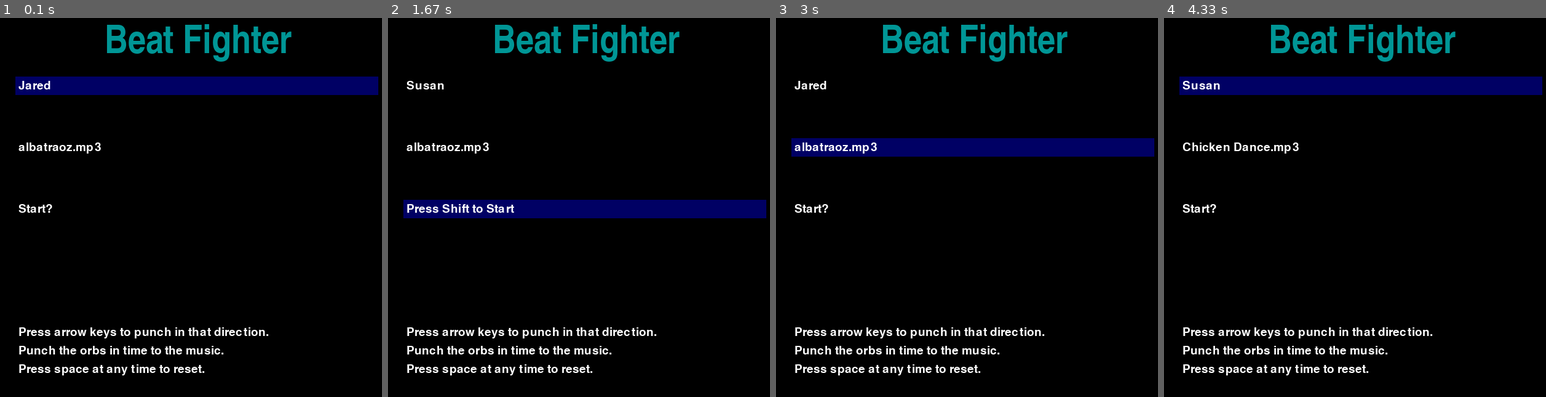
Above: before the commit, frames 1-4 (left to right).
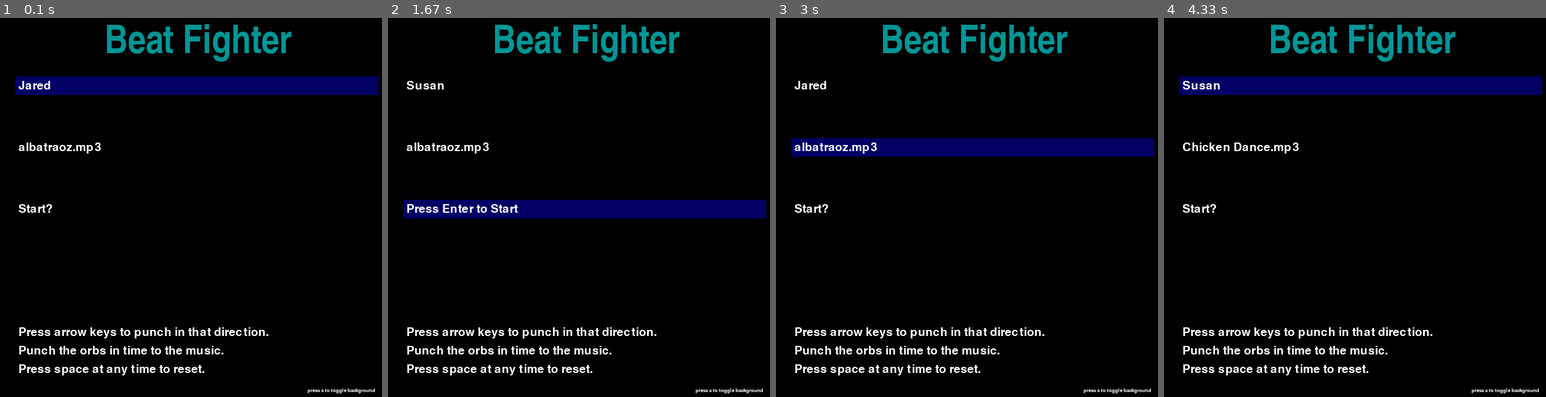
Above: after the commit, the same moments.

Repository: Rosebotics/catapult2019
Game: pygame game, started from projects/Allison_Cassandra_Isabella/algorymolto vivace.py
Two runs of this game, one before a commit and one after it. Both use one fixed random seed, a clock stepped at 60 frames per second and the inputs below.
Inputs:
- Up to frame 1 (0.1 s): no input
- Up to frame 2 (1.67 s): hold Right 0.33-0.8 s; hold Up 0.83-1.13 s
- Up to frame 3 (3 s): tap Enter at 1.67 s; hold Left 2-2.53 s; tap Space at 2.57 s; hold Down from 2.9 s (still down)
- Up to frame 4 (4.33 s): release Down at 3.2 s; hold Left 3.23-3.63 s; hold Up 3.67-4.03 s; hold Right from 4.07 s (still down)

The runs differ from the first frame. In frame 1, 0.1% of the frame differs, in the area x 80-99%, y 97-100%; in frame 2, 0.4%, in the area x 14-99%, y 49-100%; in frame 3, 0.1%; in frame 4, 0.1%.

Commit message:
Various improvements

Diff:
--- a/projects/Allison_Cassandra_Isabella/algorymolto vivace.py
+++ b/projects/Allison_Cassandra_Isabella/algorymolto vivace.py
@@ -145,12 +145,15 @@
     selection_row = 0
     backflash = False
     pygame.mixer.music.load("if elevators had trap music.mp3")
-    pygame.mixer.music.play()
+    pygame.mixer.music.play(1, 19)
     while intro:
         screen.fill((0, 0, 0,))
         screen.blit(pygame.font.Font(None, 28).render("Press arrow keys to punch in that direction.", True, (255, 255, 255)), (30, 500))
         screen.blit(pygame.font.Font(None, 28).render("Punch the orbs in time to the music.", True, (255, 255, 255)), (30,530))
         screen.blit(pygame.font.Font(None, 28).render("Press space at any time to reset.", True, (255, 255, 255)), (30, 560))
+        screen.blit(pygame.font.Font(None, 12).render("press s to toggle background", True, (255, 255, 255)), (500, 600))
+        if backflash:
+            screen.blit(pygame.font.Font(None, 12).render("ON", True, (255, 255, 255)), (550, 615))
         screen.blit(pygame.font.Font(pygame.font.match_font('impact'), 64).render("Beat Fighter", True, (0, 150, 150)), (170, 10))
         if selection_row == 0:
             pygame.draw.rect(screen, (0, 0, 100), (25, 95, 590, 30))
@@ -163,7 +166,7 @@
         song_text = pygame.font.Font(None, 28).render(songs[song_num], True, (255, 255, 255))
         screen.blit(song_text, (30, 200))
         if selection_row == 2:
-            screen.blit(pygame.font.Font(None, 28).render("Press Shift to Start", True, (255, 255, 255)), (30, 300))
+            screen.blit(pygame.font.Font(None, 28).render("Press Enter to Start", True, (255, 255, 255)), (30, 300))
         else:
             screen.blit(pygame.font.Font(None, 28).render("Start?", True, (255, 255, 255)), (30, 300))
         pygame.display.update()
